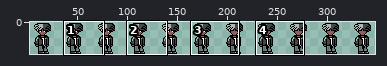
Sprite sheet, stored at assets/MainCharacters/KenCarson/idle.png. Above, an overview of the earlier version with the close-up marked.
Close-up. The starting point:
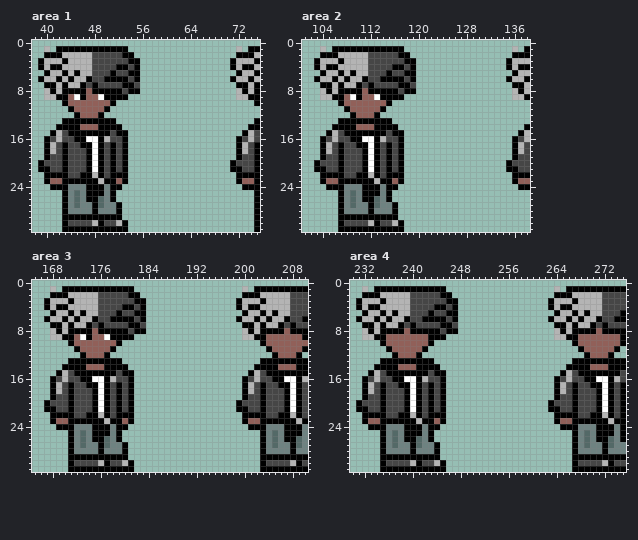
The file is 352x32 pixels. Pixels under 10% opacity are left out. Colours within 5 levels of each other are drawn and written as one. Shown: area 1: x 38..75, y 0..31; area 2: x 101..138, y 0..31; area 3: x 165..210, y 0..31; area 4: x 230..275, y 0..31. The old version is drawn lined up with the new one. The wide view leaves out empty margins. The commit also changed other parts of the picture, which this record leaves out.
The same view after the edit:
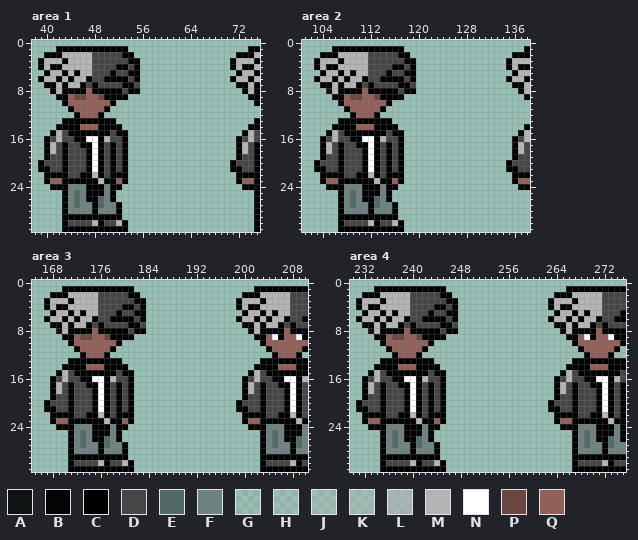
Palette (. is transparent): A #000000e5  B #000000f9  C #000000  D #464646  E #536967  F #6e8281  G #b4b4b41f  H #b4b4b439  J #b4b4b458  K #b4b4b465  L #b4b4b492  M #b4b4b4  N #ffffff  P #6b4742  Q #916059
Difference:
drawings rearranged on the sheet (the old picture shows each at its new place; 1 dropped ones are not shown)
Area 1:
y 1: x 40 M -> G; x 72 M -> .
y 8: x 40 M -> L; x 72..73 MC -> .B
y 9: x 40..41 MM -> .K; x 45..46 NC -> PP; x 49 N -> P; x 72..73 MM -> ..
Area 2:
y 1: x 104 M -> .; x 136 M -> .
y 2: x 104 C -> B
y 8: x 104..105 MC -> JA; x 136..137 MC -> .B
y 9: x 104..105 MM -> .H; x 109..110 NC -> PP; x 113 N -> P; x 136..137 MM -> ..
Area 3:
y 1: x 168 M -> .; x 200 M -> .
y 2: x 168 C -> B
y 8: x 168..169 MC -> JA; x 200..201 MC -> .B
y 9: x 168..169 MM -> .H; x 173..174 NC -> PP; x 177 N -> P; x 200..201 MM -> ..; x 205..206 QQ -> NC; x 209 Q -> N
Area 4:
y 1: x 232 M -> .; x 264 M -> .
y 2: x 232 C -> B
y 8: x 232..233 MC -> JA; x 264..265 MC -> .B
y 9: x 232..233 MM -> .H; x 237..238 QQ -> PP; x 241..242 QQ -> PC; x 264..265 MM -> ..; x 269..270 QQ -> NC; x 273..274 QQ -> NC
